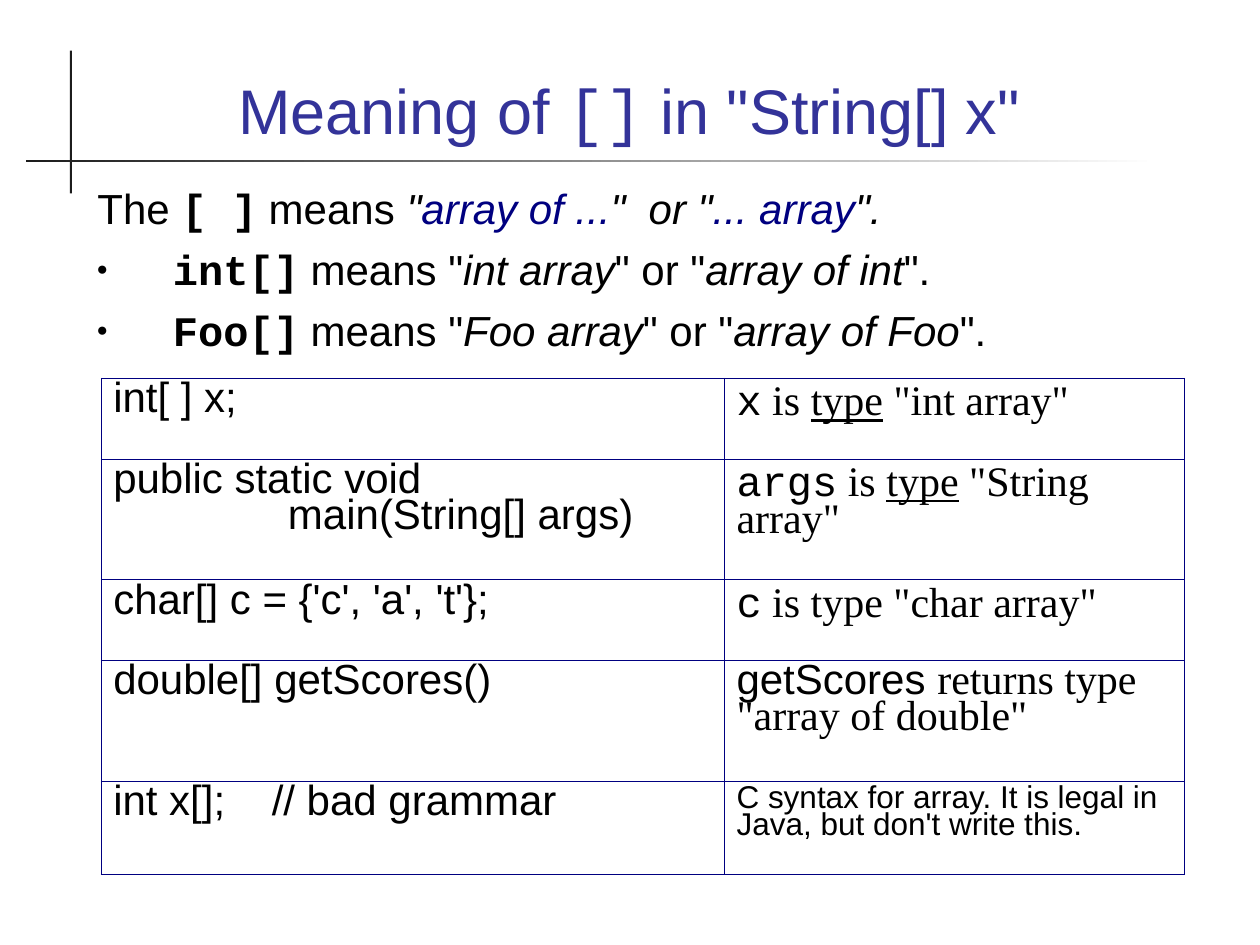
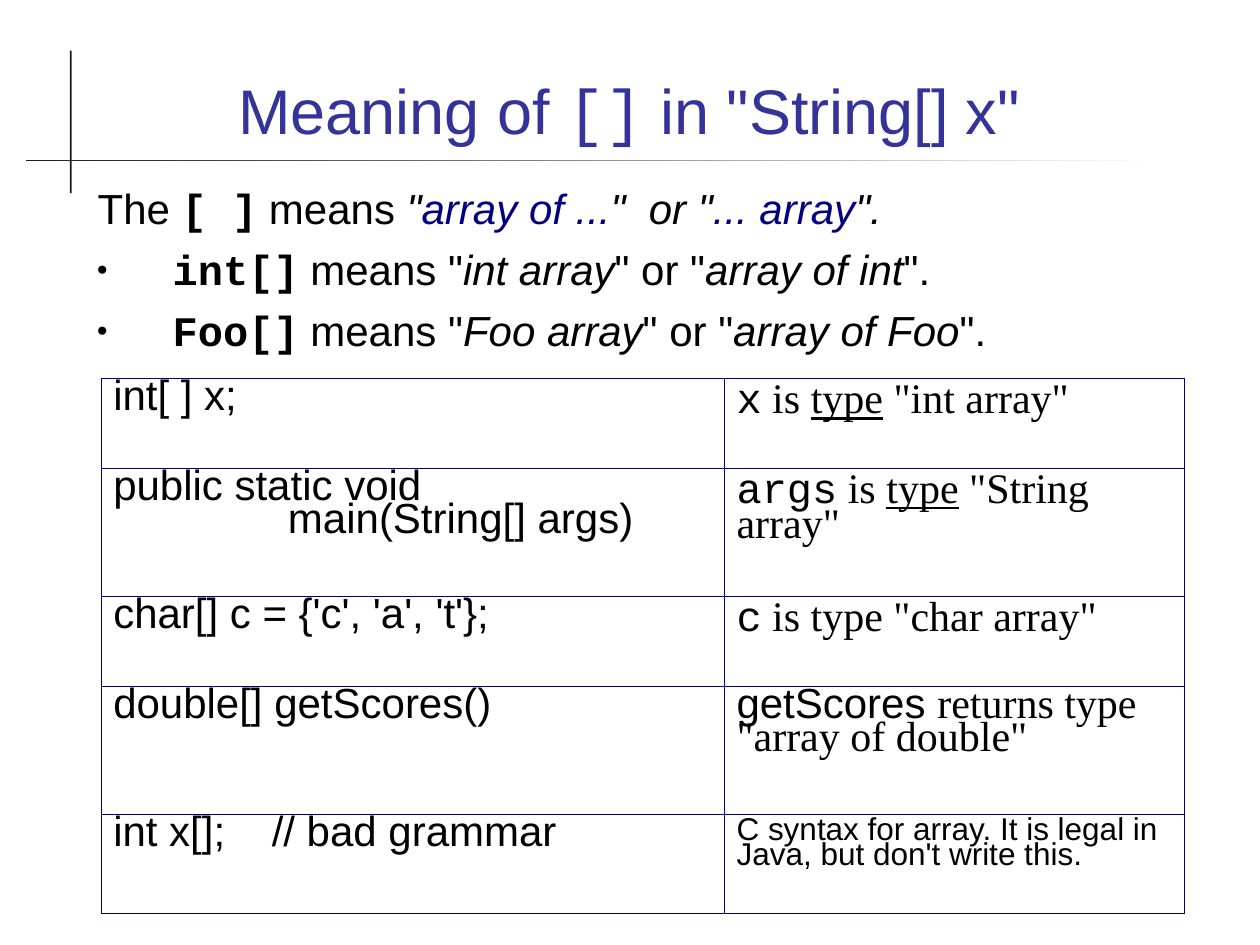
Before and after one commit to cpske/programming1, a slide deck: slide 13 of java-basics/17-Arrays.ppt. Drawn at 1260x945 pixels with LibreOffice and Linux fonts; fonts in the diff are those of the drawing. Boxes give left, top, right and bottom in pixels: in the first picture for what was removed or moved away, otherwise in the second. Text is boxed around its words. In the diff, an @@ line names an element or a change of style, - is before the commit and + after.

```diff
--- a/java-basics/17-Arrays.ppt
+++ b/java-basics/17-Arrays.ppt
@@ table at [101, 378, 1184, 914] @@
@@ line spacing 0.76 to 0.71 @@
@@ line spacing 0.79 to 0.74 @@
```
Also in this commit, not shown: 5 other slides changed, 2 other files.
